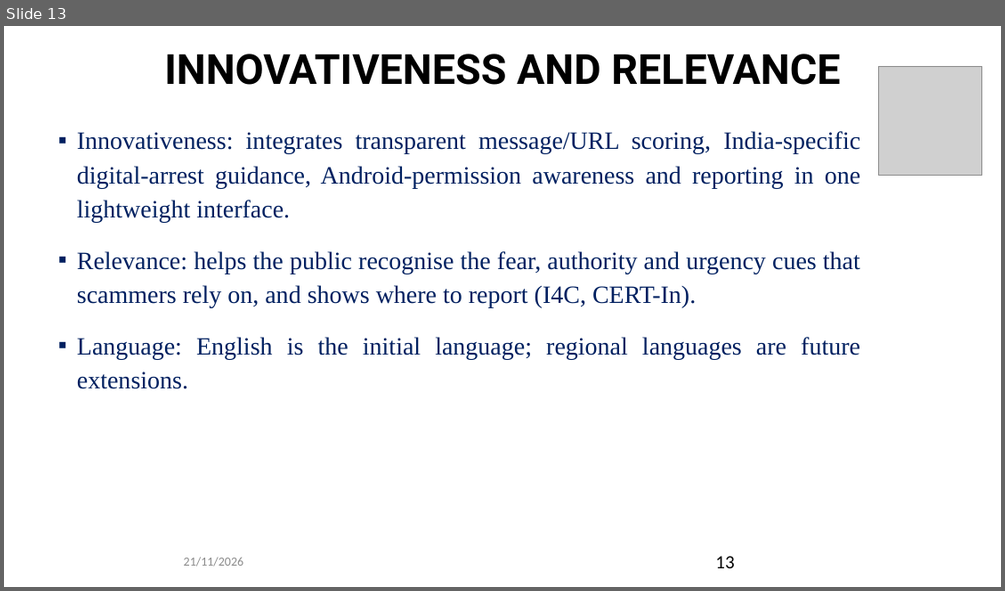
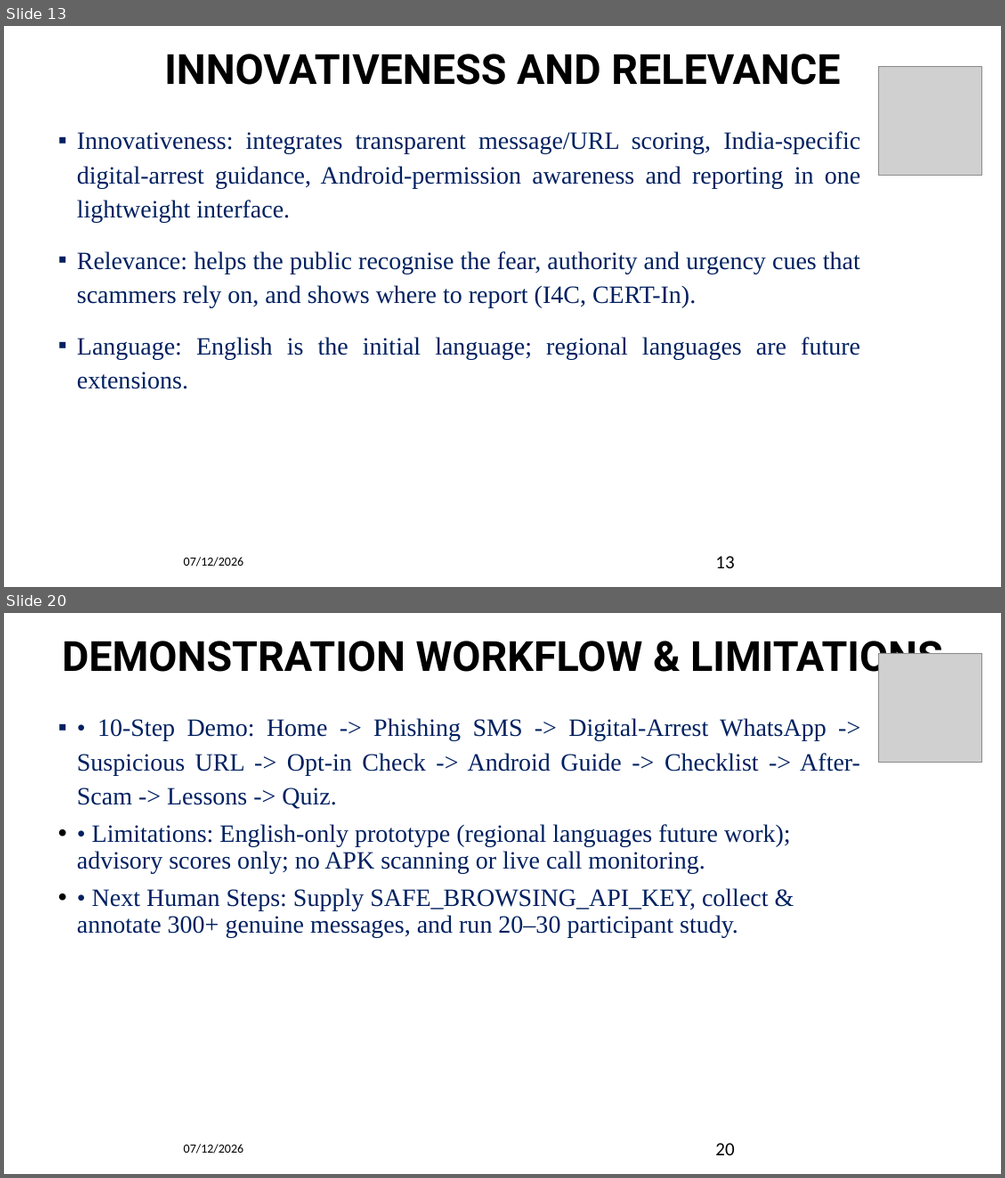
Before and after one commit to darshanashok-dev/community, a slide deck: community_project_ppt_updated.pptx. Shown one above the other, each under a label of ours: slide 13 before the commit, slides 13 and 20 after it; the slides between them are not shown. The pictures are 1005x591 and 1005x1178 pixels, drawn with LibreOffice and Linux fonts; fonts in the diff are those of the drawing; grey boxes stand for pictures; background and template pictures are left out. Boxes give left, top, right and bottom in pixels: in the first picture for what was removed or moved away, otherwise in the second. Text is boxed around its words. In the diff, an @@ line names an element or a change of style, - is before the commit and + after.

```diff
--- a/community_project_ppt_updated.pptx
+++ b/community_project_ppt_updated.pptx
@@ slide 20 added at [4,613,1001,1174], background #FFFFFF @@
@@ title added at [62,641,943,681], 40 pt, text #000000, bold @@
+DEMONSTRATION WORKFLOW & LIMITATIONS
@@ picture added at [879,653,982,762] @@
@@ text added at [77,718,860,938], 24 pt, text #002060 @@
+▪ • 10-Step Demo: Home -> Phishing SMS -> Digital-Arrest WhatsApp -> Suspicious URL -> Opt-in Check -> Android Guide -> Checklist -> After-Scam -> Lessons -> Quiz.
+• • Limitations: English-only prototype (regional languages future work); advisory scores only; no APK scanning or live call monitoring.
+• • Next Human Steps: Supply SAFE_BROWSING_API_KEY, collect & annotate 300+ genuine messages, and run 20–30 participant study.
@@ text added at [184,1143,243,1153], 12 pt, text #000000 @@
+07/12/2026
@@ text added at [715,1143,734,1155], 18 pt, text #000000 @@
+20
@@ slide 13 changed as well @@
@@ text at [184,556,243,566]: text changed; text colour #8C8C8C to #000000 @@
-21/11/2026
+07/12/2026
```
Also in this commit, not shown: 15 other slides changed, 5 other slides added, 10 other files.
